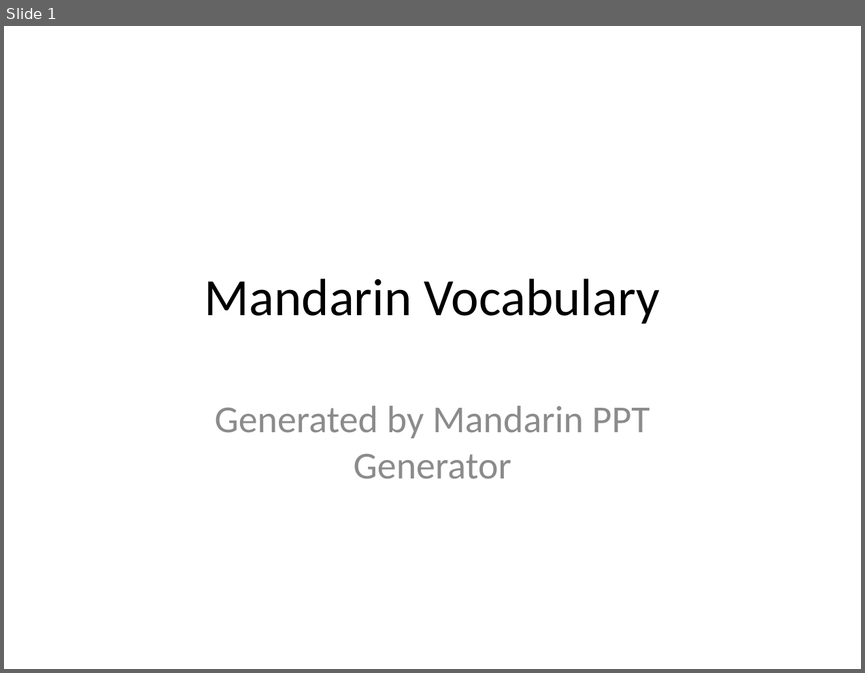
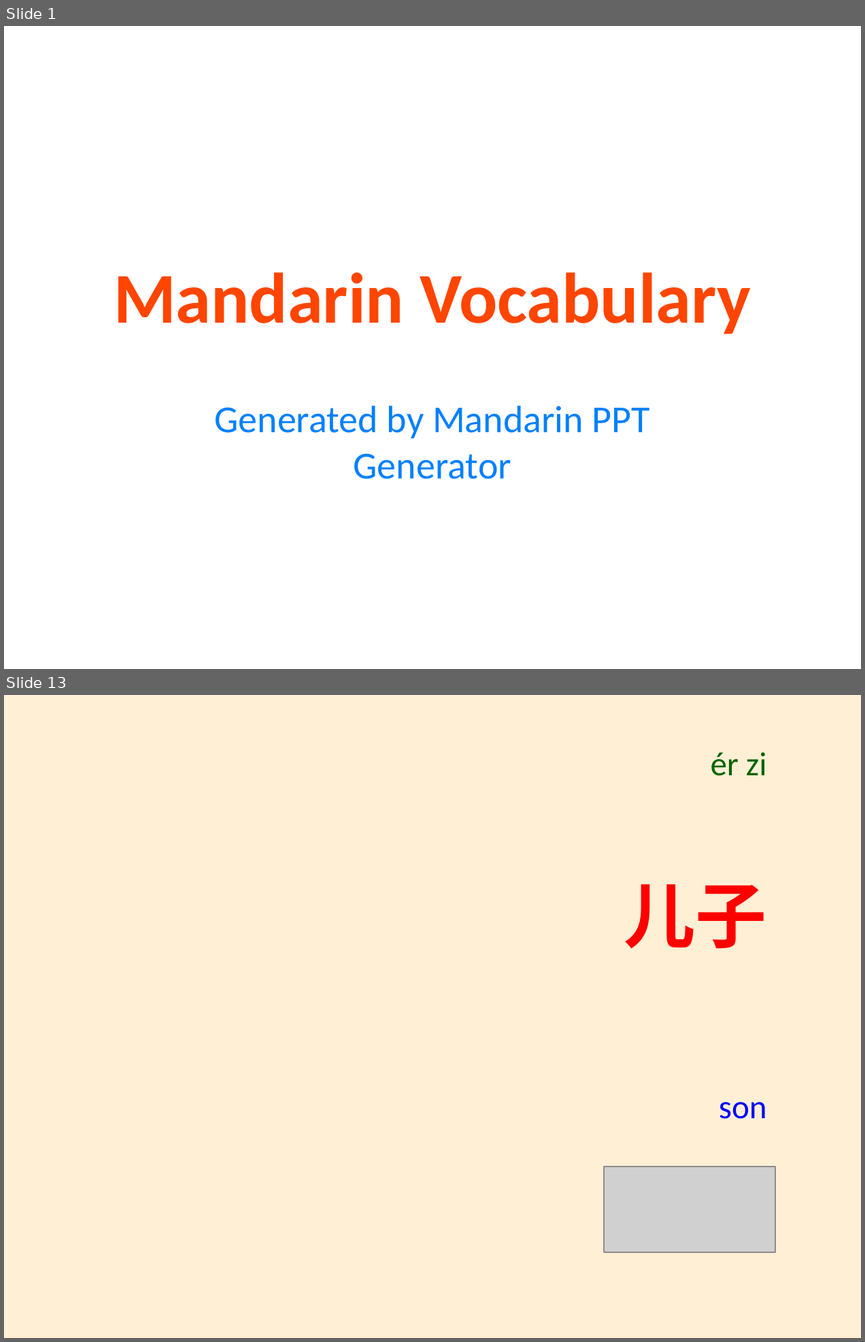
Before and after one commit to t1anzn/Mandarin-PPT-Generator, a slide deck: Mandarin_Vocabulary_PPT.pptx. Shown one above the other, each under a label of ours: slide 1 before the commit, slides 1 and 13 after it; the slides between them are not shown. The pictures are 865x673 and 865x1342 pixels, drawn with LibreOffice and Linux fonts; fonts in the diff are those of the drawing; grey boxes stand for pictures. Boxes give left, top, right and bottom in pixels: in the first picture for what was removed or moved away, otherwise in the second. Text is boxed around its words. In the diff, an @@ line names an element or a change of style, - is before the commit and + after.

```diff
--- a/Mandarin_Vocabulary_PPT.pptx
+++ b/Mandarin_Vocabulary_PPT.pptx
@@ slide 13 added at [4, 695, 861, 1338], background #FFEFD5 @@
@@ text added at [711, 752, 767, 776], 28 pt, text #006400 @@
+ér zi
@@ text added at [624, 884, 767, 949], 60 pt, text #FF0000, bold @@
+儿子
@@ text added at [719, 1102, 767, 1119], 28 pt, text #0000FF @@
+son
@@ picture added at [604, 1166, 775, 1252] @@
@@ slide 1 changed as well @@
@@ title "Mandarin Vocabulary" at [113, 272, 751, 334]: size 44 to 60 pt, text colour #000000 to #FF4500, bold on @@
@@ subtitle "Generated by Mandarin PPT Generator" at [215, 405, 650, 479]: text colour #8C8C8C to #0080FF @@
```
Also in this commit, not shown: 14 other slides added, 3 slides removed, 22 other files.
